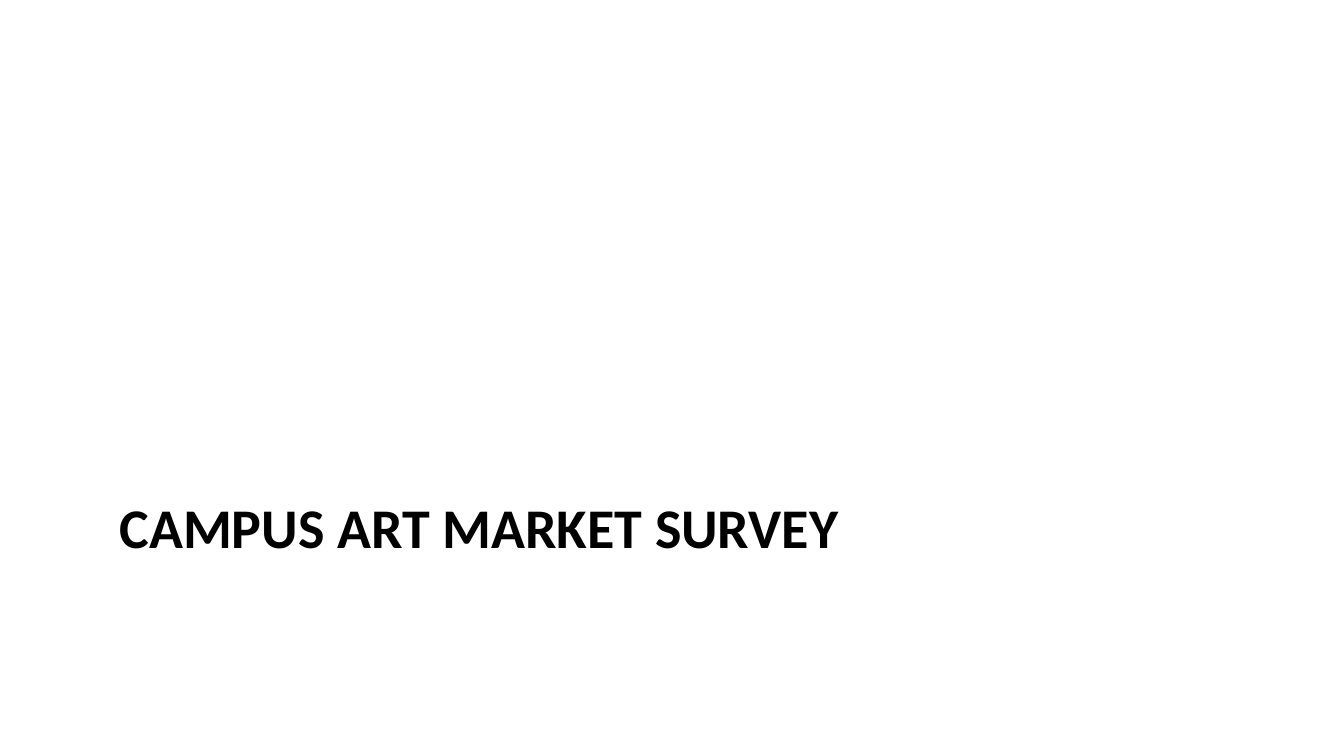
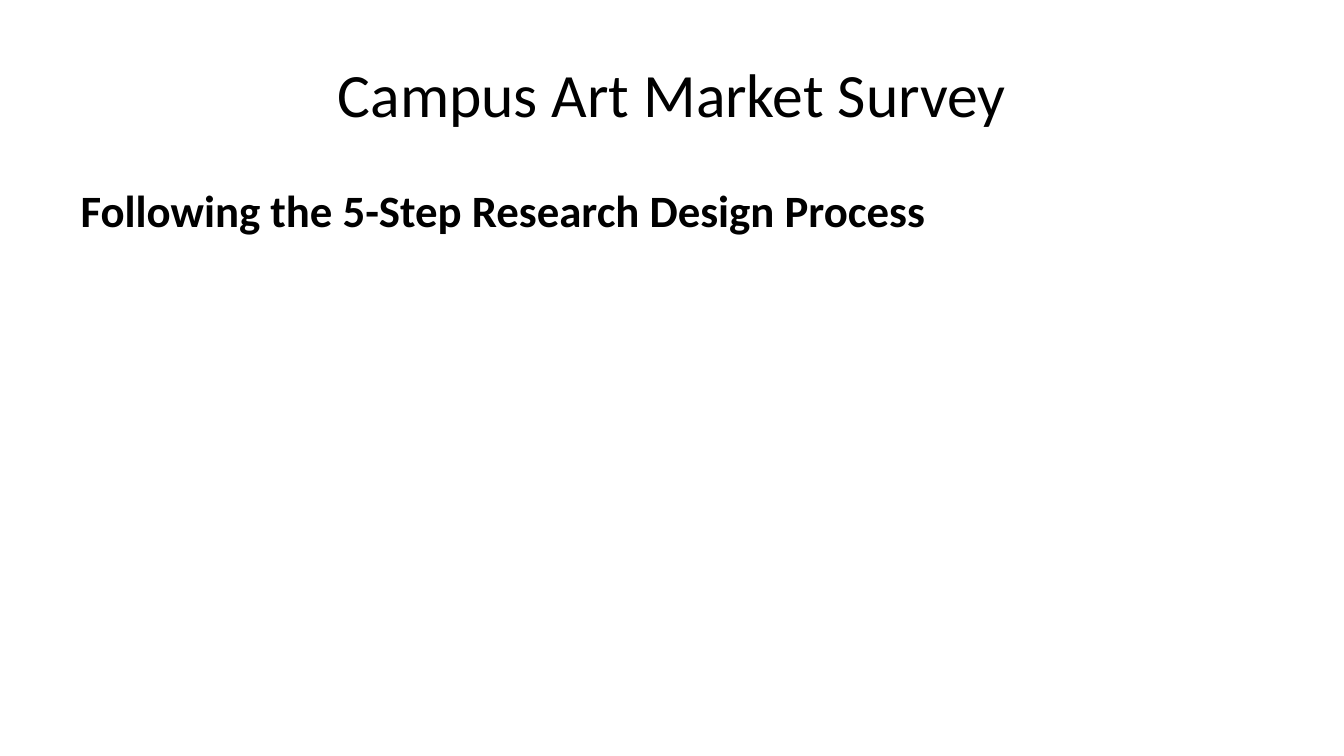
Before and after one commit to Faisal-imtiyaz123/marketing_research, a slide deck: slide 1 of presentation.pptx (slide 2 before the commit). Drawn at 1344x756 pixels with LibreOffice and Linux fonts; fonts in the diff are those of the drawing. Boxes give left, top, right and bottom in pixels: in the first picture for what was removed or moved away, otherwise in the second. Text is boxed around its words. In the diff, an @@ line names an element or a change of style, - is before the commit and + after.

Commit message:
revised ppt

```diff
--- a/presentation.pptx
+++ b/presentation.pptx
@@ title "Campus Art Market Survey" at <box>338,74,1006,127</box>: vertical alignment top to middle @@
@@ title at <box>338,74,1006,127</box>: text changed; size 30 to 33 pt; bold off @@
-CAMPUS ART MARKET SURVEY
+Campus Art Market Survey
@@ text added at <box>81,195,925,235</box>, 24 pt, text #000000, bold @@
+Following the 5-Step Research Design Process
```
Also in this commit, not shown: 6 other slides changed, 21 slides added, 14 slides removed, 4 other files.
